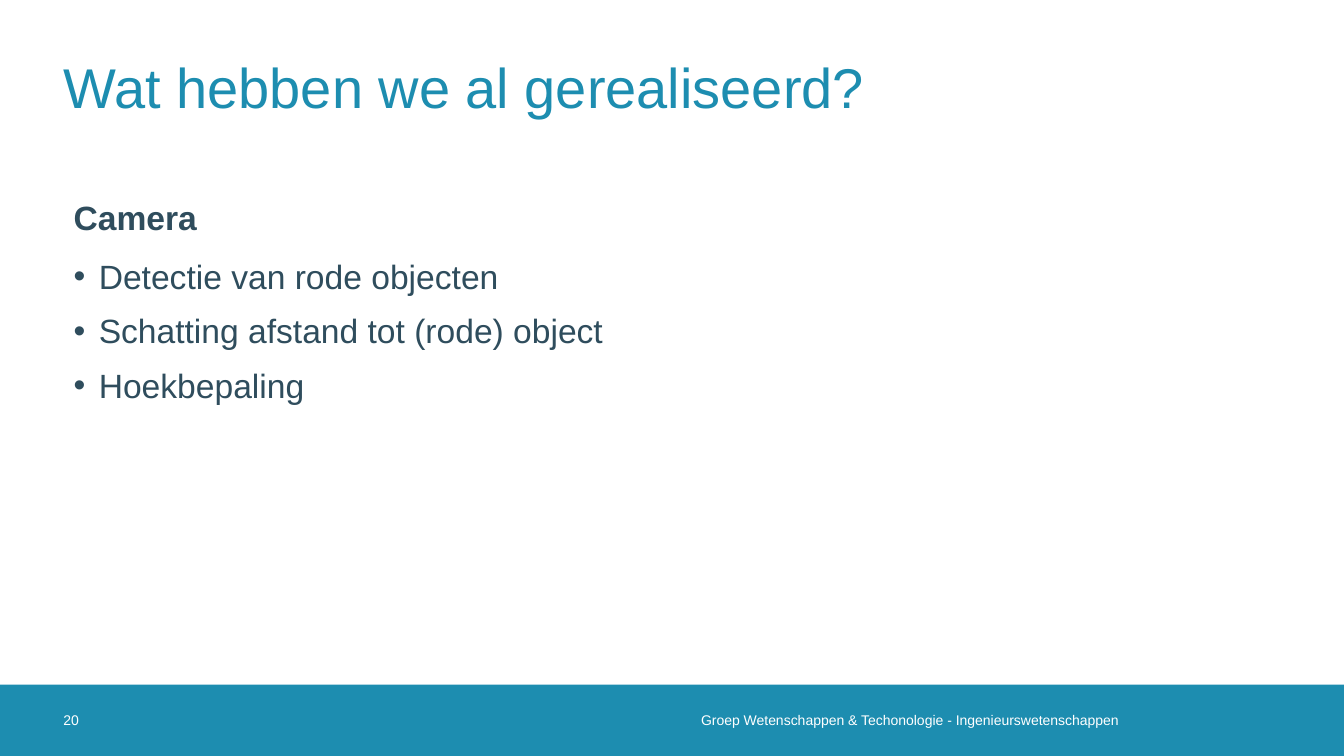
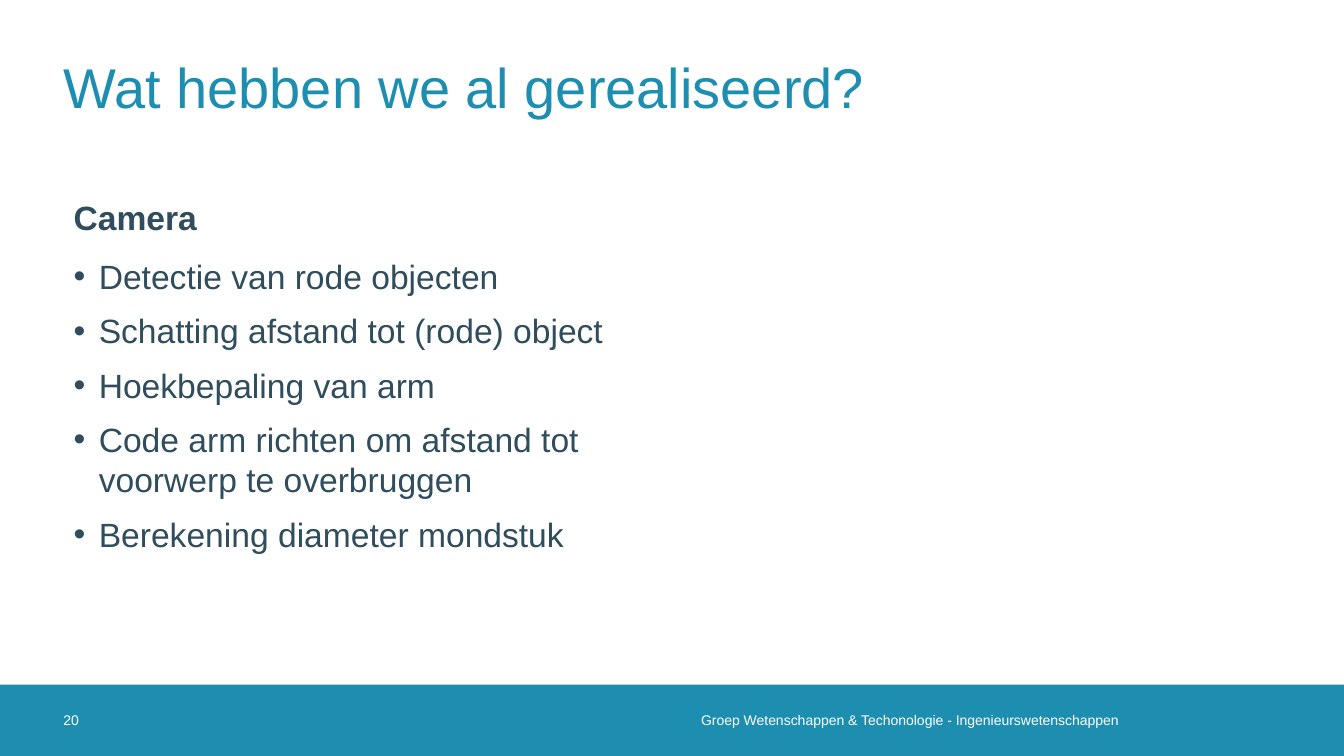
Before and after one commit to 2023-2022-KULAK-IW/2022_2023_Probleemoplossen_en_Ontwerpen_2, a slide deck: slide 20 of Tussentijdse Presentatie .pptx. Drawn at 1344x756 pixels with LibreOffice and Linux fonts; fonts in the diff are those of the drawing; background and template pictures are left out. Boxes give left, top, right and bottom in pixels: in the first picture for what was removed or moved away, otherwise in the second. Text is boxed around its words. In the diff, an @@ line names an element or a change of style, - is before the commit and + after.

```diff
--- a/Tussentijdse Presentatie .pptx
+++ b/Tussentijdse Presentatie .pptx
@@ text at box(99, 373, 578, 554): text changed @@
-• Hoekbepaling
+• Hoekbepaling van arm
+• Code arm richten om afstand tot voorwerp te overbruggen
+• Berekening diameter mondstuk
```
Also in this commit, not shown: 6 other slides changed, 2 slides removed, 3 other files.
